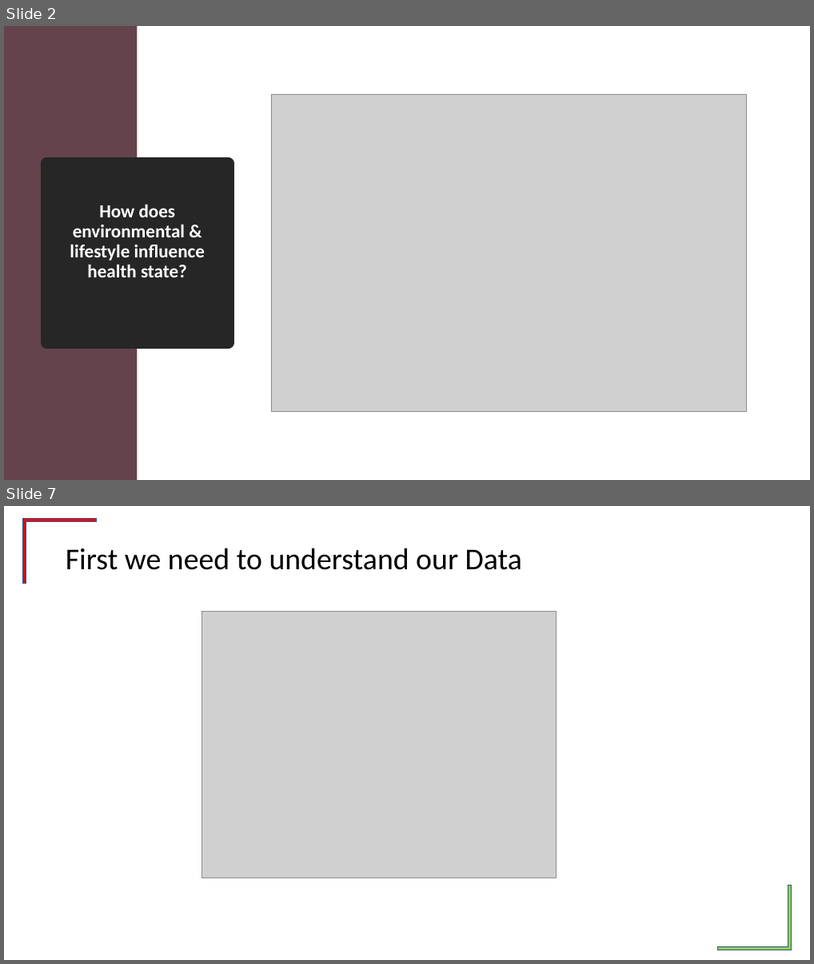
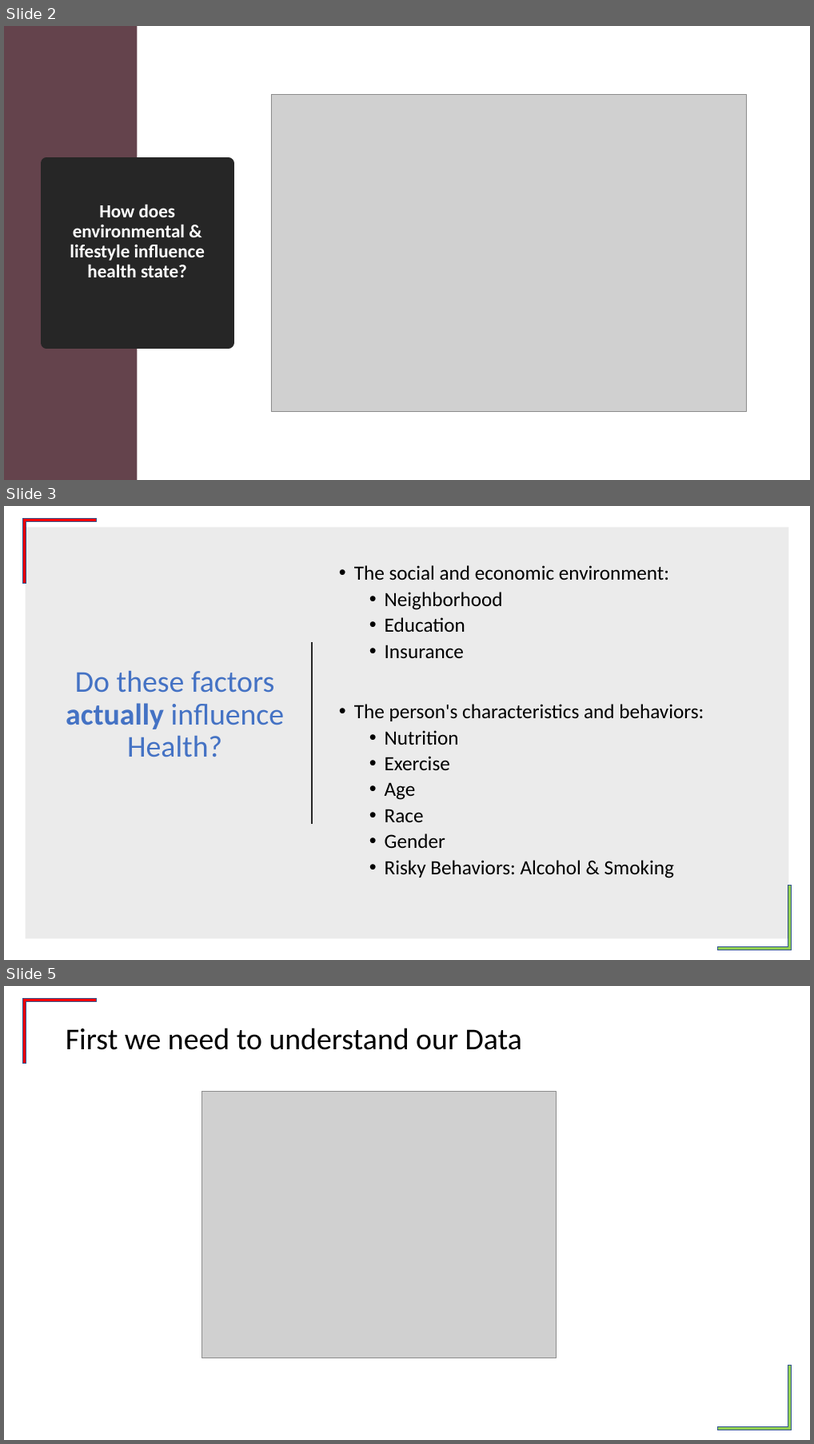
Before and after one commit to tonianderson7329/What-the-Variable, a slide deck: Toni_Powerpoint.pptx. Shown one above the other, each under a label of ours: slides 2 and 7 before the commit, slides 2, 3 and 5 after it; the slides between them are not shown. The pictures are 814x964 and 814x1444 pixels, drawn with LibreOffice and Linux fonts; fonts in the diff are those of the drawing; grey boxes stand for pictures; background and template pictures are left out. Boxes give left, top, right and bottom in pixels: in the first picture for what was removed or moved away, otherwise in the second. Text is boxed around its words. In the diff, an @@ line names an element or a change of style, - is before the commit and + after.

```diff
--- a/Toni_Powerpoint.pptx
+++ b/Toni_Powerpoint.pptx
@@ slide 3 added at box(4, 506, 810, 960), background #FFFFFF; not listed: 2 template elements that a slide beside it also shows @@
@@ rectangle added at box(25, 527, 790, 939), fill #000000 at 8% opacity @@
@@ text added at box(354, 565, 704, 878), 24 pt, text #000000 @@
+• The social and economic environment:
+  • Neighborhood
+  • Education
+  • Insurance
+• The person's characteristics and behaviors:
+  • Nutrition
+  • Exercise
+  • Age
+  • Race
+  • Gender
+  • Risky Behaviors: Alcohol & Smoking
@@ line added from (312, 642) to (312, 824), #262626 1.5 pt @@
@@ title added at box(66, 670, 285, 757), 36 pt, text #4472C4 @@
+Do these factors actually influence Health?
@@ what was slide 7 is now slide 5 @@
```
Also in this commit, not shown: 7 slides changed, 15 other slides added, 2 slides removed.
